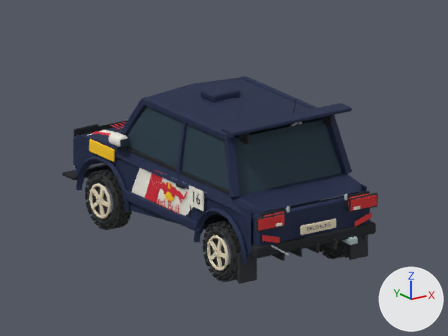
The Blender file art_source/menu_models/F160.blend: old version first, new version second.
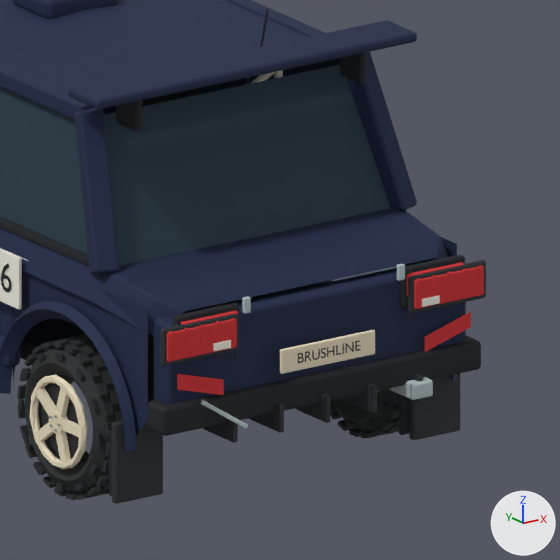
Each version is shown from the file's camera 'MenuCamera', then close up on the part from 44% to 90% of the width and 28% to 91% of the height. The lights are fixed; the arrows at lower right show +X, +Y and +Z. The older version's two pictures come first.

Names of what the first close-up shows: 'ATCasing.001', 'BrushlineDetail_RearMudflap', 'GTICrownedRoof', 'RearBumper', 'RearFascia', 'RearGlass', 'RoofWing', 'SculptedShoulder', 'SideWindows', 'WideArch.001', 'WindowPillar.001', 'WindowPillar.004' and 143 more.
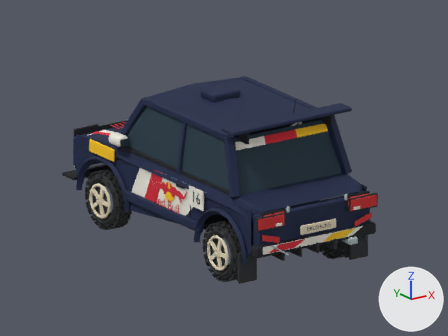
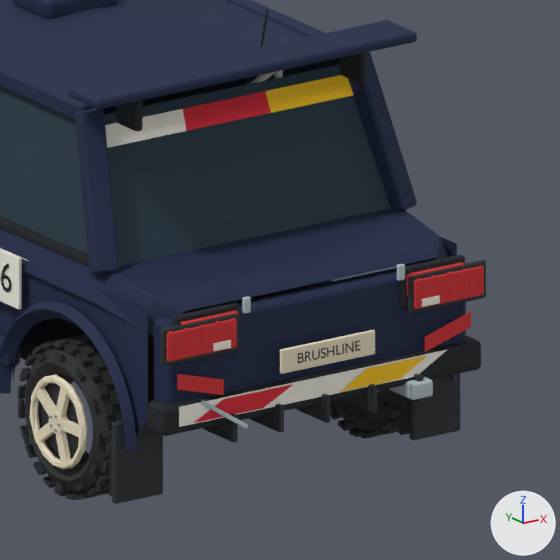
Where the change shows, as pixel boxes [x1, y1, x2, y2] in the close-ups (560 x 560 px):
'LiveryRear_WhiteSash', added: after [179, 350, 447, 427]
'LiveryRear_GlassBanner.001', added (red): after [183, 91, 271, 131]
'LiveryRear_GlassBanner.002', added (yellow): after [265, 75, 353, 113]
'LiveryRear_GlassBanner', added: after [105, 109, 187, 148]
'LiveryRear_RedSash', added (red): after [194, 384, 293, 423]
'LiveryRear_YellowSash', added (yellow): after [341, 356, 426, 392]

Patch to the scene script:
```diff
--- a/art_source/menu_models/F160.blend.py
+++ b/art_source/menu_models/F160.blend.py
@@ me_liveryrear_glassbanner @@
+me_liveryrear_glassbanner.from_pydata([(-0.654, -1.197, 0.847), (-0.218, -1.197, 0.847), (-0.214, -1.161, 0.936), (-0.643, -1.161, 0.936)], [], [(0, 1, 2, 3)])
+me_liveryrear_glassbanner.materials.append(mat_white)  # white #f6f2e7
@@ me_liveryrear_glassbanner_001 @@
+me_liveryrear_glassbanner_001.from_pydata([(-0.218, -1.197, 0.847), (0.218, -1.197, 0.847), (0.214, -1.161, 0.936), (-0.214, -1.161, 0.936)], [], [(0, 1, 2, 3)])
+me_liveryrear_glassbanner_001.materials.append(mat_scarlet)  # red #dd2537
@@ me_liveryrear_glassbanner_002 @@
+me_liveryrear_glassbanner_002.from_pydata([(0.218, -1.197, 0.847), (0.654, -1.197, 0.847), (0.643, -1.161, 0.936), (0.214, -1.161, 0.936)], [], [(0, 1, 2, 3)])
+me_liveryrear_glassbanner_002.materials.append(mat_sun)  # yellow #ffca18
@@ me_liveryrear_redsash_001 @@
+me_liveryrear_redsash_001.from_pydata([(-0.68, -1.911, -0.184), (-0.32, -1.911, -0.184), (-0.16, -1.911, -0.106), (-0.52, -1.911, -0.106)], [], [(0, 1, 2, 3)])
+me_liveryrear_redsash_001.materials.append(mat_scarlet)  # red #dd2537
@@ me_liveryrear_whitesash_001 @@
+me_liveryrear_whitesash_001.from_pydata([(-0.75, -1.906, -0.19), (0.48, -1.906, -0.19), (0.64, -1.906, -0.1), (-0.75, -1.906, -0.1)], [], [(0, 1, 2, 3)])
+me_liveryrear_whitesash_001.materials.append(mat_white)  # white #f6f2e7
@@ me_liveryrear_yellowsash_001 @@
+me_liveryrear_yellowsash_001.from_pydata([(0.08, -1.912, -0.184), (0.39, -1.912, -0.184), (0.53, -1.912, -0.106), (0.22, -1.912, -0.106)], [], [(0, 1, 2, 3)])
+me_liveryrear_yellowsash_001.materials.append(mat_sun)  # yellow #ffca18
@@ ob_liveryrear_glassbanner @@
+ob_liveryrear_glassbanner = bpy.data.objects.new('LiveryRear_GlassBanner', me_liveryrear_glassbanner)
+ob_liveryrear_glassbanner.parent = ob_display_f160
+ob_liveryrear_glassbanner.location = (0.0, 0.0, 0.0)
@@ ob_liveryrear_glassbanner_001 @@
+ob_liveryrear_glassbanner_001 = bpy.data.objects.new('LiveryRear_GlassBanner.001', me_liveryrear_glassbanner_001)
+ob_liveryrear_glassbanner_001.parent = ob_display_f160
+ob_liveryrear_glassbanner_001.location = (0.0, 0.0, 0.0)
@@ ob_liveryrear_glassbanner_002 @@
+ob_liveryrear_glassbanner_002 = bpy.data.objects.new('LiveryRear_GlassBanner.002', me_liveryrear_glassbanner_002)
+ob_liveryrear_glassbanner_002.parent = ob_display_f160
+ob_liveryrear_glassbanner_002.location = (0.0, 0.0, 0.0)
@@ ob_liveryrear_redsash @@
+ob_liveryrear_redsash = bpy.data.objects.new('LiveryRear_RedSash', me_liveryrear_redsash_001)
+ob_liveryrear_redsash.parent = ob_display_f160
+ob_liveryrear_redsash.location = (0.0, 0.0, 0.0)
@@ ob_liveryrear_whitesash @@
+ob_liveryrear_whitesash = bpy.data.objects.new('LiveryRear_WhiteSash', me_liveryrear_whitesash_001)
+ob_liveryrear_whitesash.parent = ob_display_f160
+ob_liveryrear_whitesash.location = (0.0, 0.0, 0.0)
@@ ob_liveryrear_yellowsash @@
+ob_liveryrear_yellowsash = bpy.data.objects.new('LiveryRear_YellowSash', me_liveryrear_yellowsash_001)
+ob_liveryrear_yellowsash.parent = ob_display_f160
+ob_liveryrear_yellowsash.location = (0.0, 0.0, 0.0)
```
